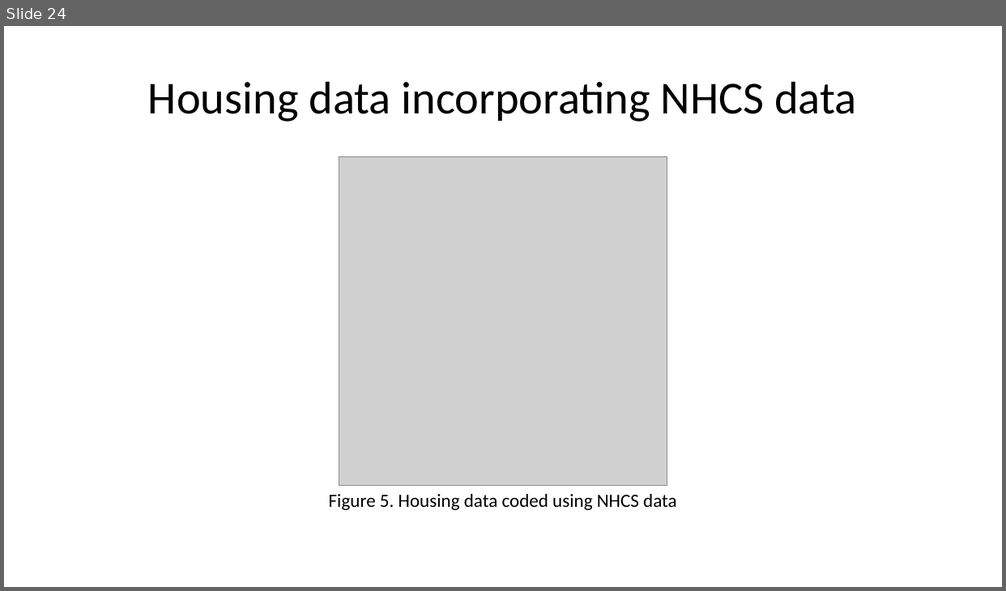
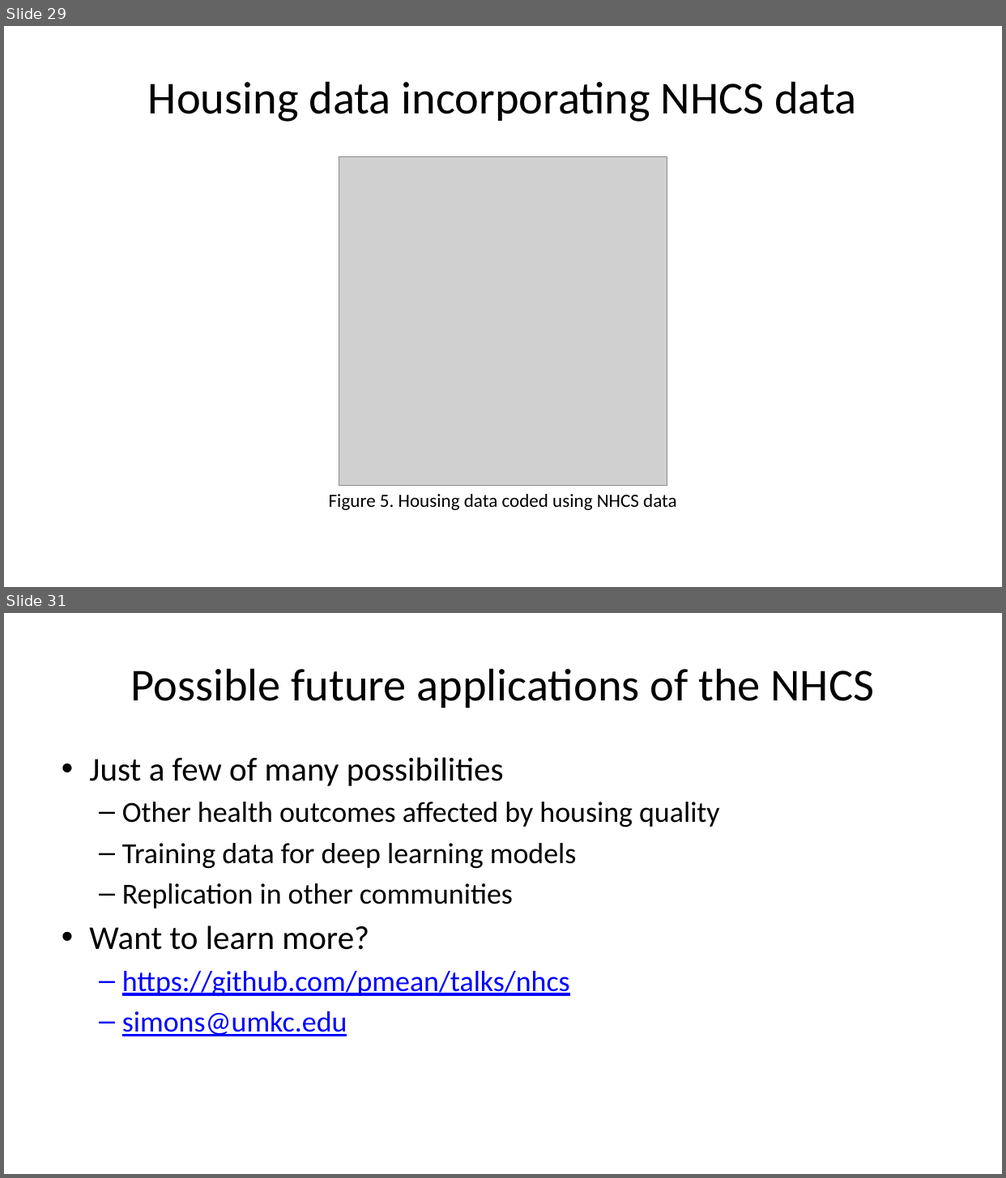
Before and after one commit to pmean/talks, a slide deck: nhcs/seattle-talk.pptx. Shown one above the other, each under a label of ours: slide 24 before the commit, slides 29 and 31 after it; the slides between them are not shown. The pictures are 1006x591 and 1006x1178 pixels, drawn with LibreOffice and Linux fonts; fonts in the diff are those of the drawing; grey boxes stand for pictures. Boxes give left, top, right and bottom in pixels: in the first picture for what was removed or moved away, otherwise in the second. Text is boxed around its words. In the diff, an @@ line names an element or a change of style, - is before the commit and + after.

```diff
--- a/nhcs/seattle-talk.pptx
+++ b/nhcs/seattle-talk.pptx
@@ slide 31 added at [4, 613, 1002, 1174], background #FFFFFF @@
@@ title added at [130, 668, 875, 708], 44 pt, text #000000 @@
+Possible future applications of the NHCS
@@ text added at [89, 757, 720, 1037], 28 pt, text #000000 @@
+• Just a few of many possibilities
+  – Other health outcomes affected by housing quality
+  – Training data for deep learning models
+  – Replication in other communities
+• Want to learn more?
+  – https://github.com/pmean/talks/nhcs
+  – simons@umkc.edu
@@ what was slide 24 is now slide 29 @@
```
Also in this commit, not shown: 11 slides changed, 4 other slides added, 1 slide removed, 2 other files.
